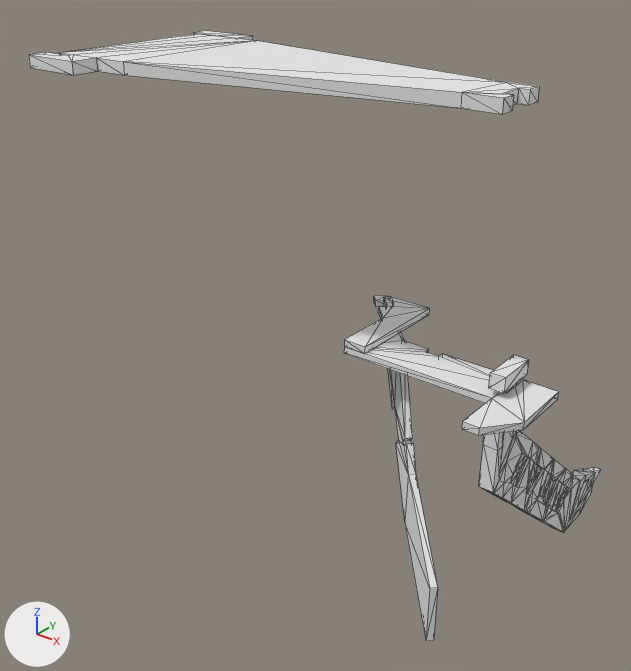
The OBJ model drake/examples/HAMR-URDF/meshes/FRL4.obj, before and after one commit.
Rendered twice from a 50 mm camera at (0.0094, -0.0188, 0.0124) aimed at (-0.0071, 0.0018, -0.0005). Arrows for +X, +Y and +Z are at lower left; the lights stay in place. Mesh edges are drawn as thin lines. Where no turn or scale is listed for an object, it has been applied to the vertices. Vertices at the same position are counted once.

Names of what the first picture shows: 'FRL4'.
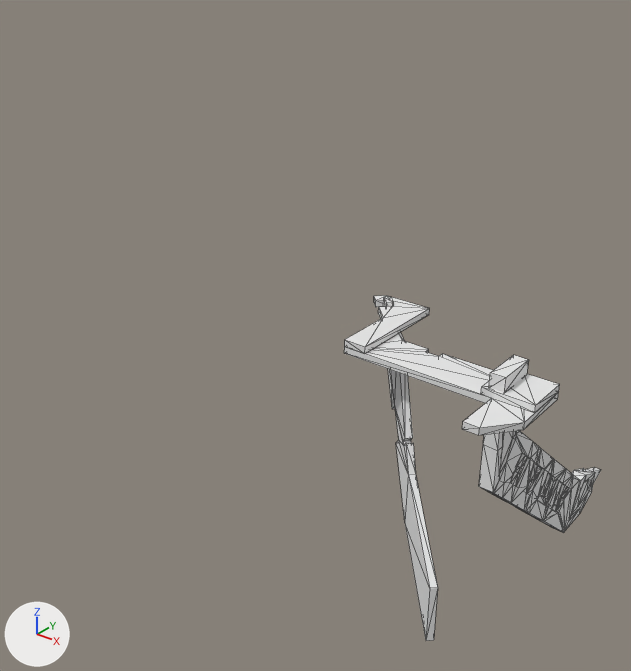
The change, as a list of edits to the scene's bpy script:
```text
Change me_frl4:
    used by ob_frl4; location = (0.0, 0.0, 0.0)
    remove me_frl4.from_pydata(...)  # 539 vertices, 1062 faces; spans x -0.0126..0.0013, y -0.0041..0.0108, z -0.0085..0.0088
    add me_frl4.from_pydata(...)  # 504 vertices, 998 faces; spans x -0.0064..0.0013, y -0.0017..0.0108, z -0.0085..0.0008
    me_frl4 part 1: the loose piece of 48 vertices spanning x -0.0126..0.0007, y -0.0041..0.0028, z 0.0084..0.0088 is deleted
    me_frl4 part 2
    13 vertices are added at x -0.0003..0.0013, y 0.0009..0.0023, z 0.0001..0.0004
    28 new faces join them
```

Changed parts and their boxes [x1, y1, x2, y2] in the pictures (631 x 671 px):
'FRL4', reshaped (55% narrower, 43% shorter): before [29, 31, 601, 641]; after [344, 296, 601, 641]
part 1 of me_frl4, deleted: before [29, 31, 539, 114]
part 2 of me_frl4, added: after [481, 374, 560, 413]
